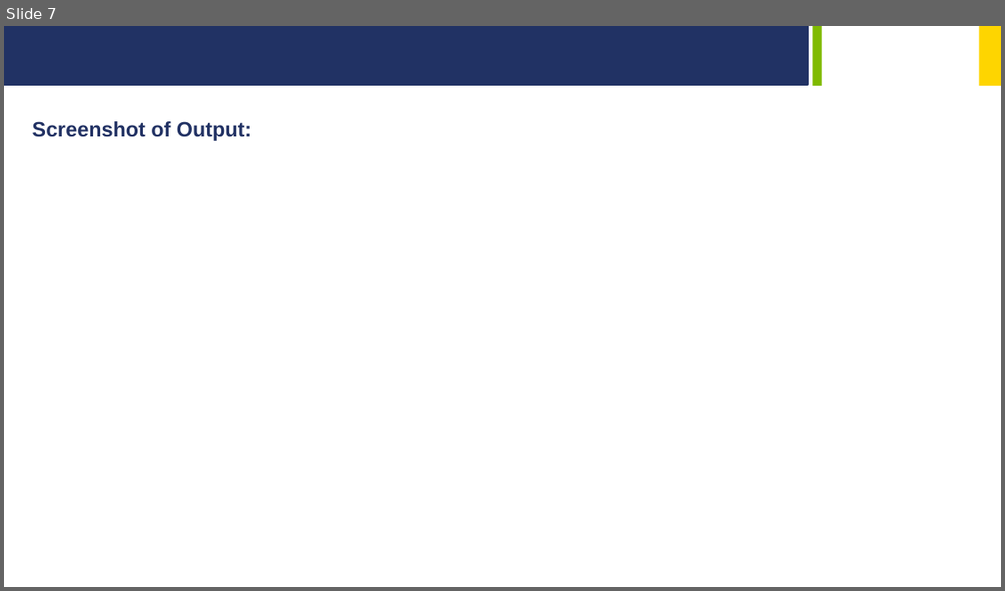
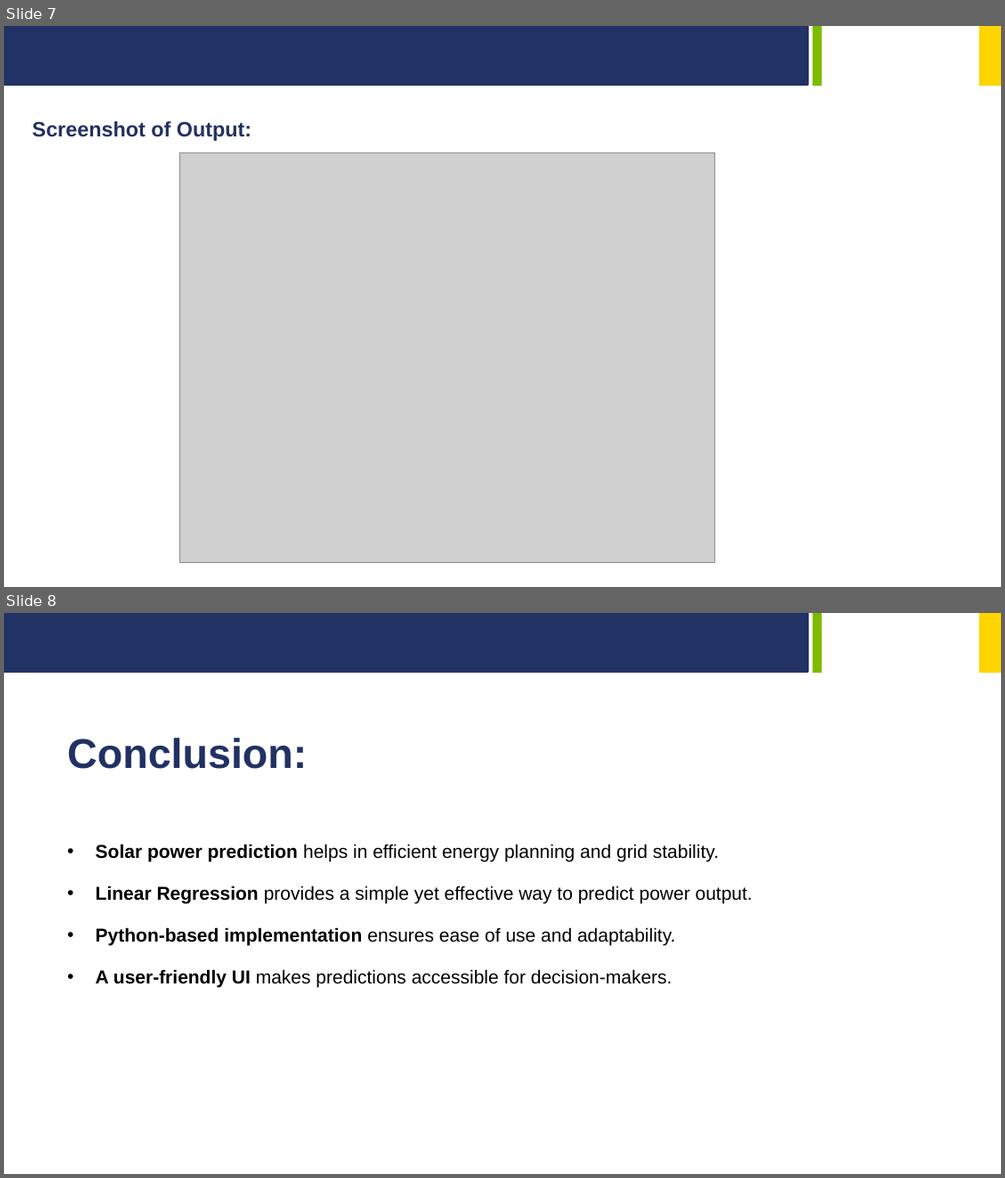
Before and after one commit to Dipan46/Predicting-Solar-Power-Output-using-Linear-Regression, a slide deck: ppt/Project_PPT.pptx. Shown one above the other, each under a label of ours: slide 7 before the commit, slides 7 and 8 after it. The pictures are 1005x591 and 1005x1178 pixels, drawn with LibreOffice and Linux fonts; fonts in the diff are those of the drawing; grey boxes stand for pictures; background and template pictures are left out. Boxes give left, top, right and bottom in pixels: in the first picture for what was removed or moved away, otherwise in the second. Text is boxed around its words. In the diff, an @@ line names an element or a change of style, - is before the commit and + after.

```diff
--- a/ppt/Project_PPT.pptx
+++ b/ppt/Project_PPT.pptx
@@ slide 8 added at <box>4,613,1001,1174</box>, background #FFFFFF; not listed: 3 template elements that a slide beside it also shows @@
@@ text added at <box>67,738,307,769</box>, 40 pt, text #213163, bold @@
+Conclusion:
@@ text added at <box>96,844,752,988</box>, 18 pt, text #000000 @@
+• Solar power prediction helps in efficient energy planning and grid stability.
+• Linear Regression provides a simple yet effective way to predict power output.
+• Python-based implementation ensures ease of use and adaptability.
+• A user-friendly UI makes predictions accessible for decision-makers.
@@ slide 7 changed as well @@
@@ picture added at <box>179,153,715,562</box> @@
```
Also in this commit, not shown: 2 other slides changed, 4 other slides added, 5 slides removed.
